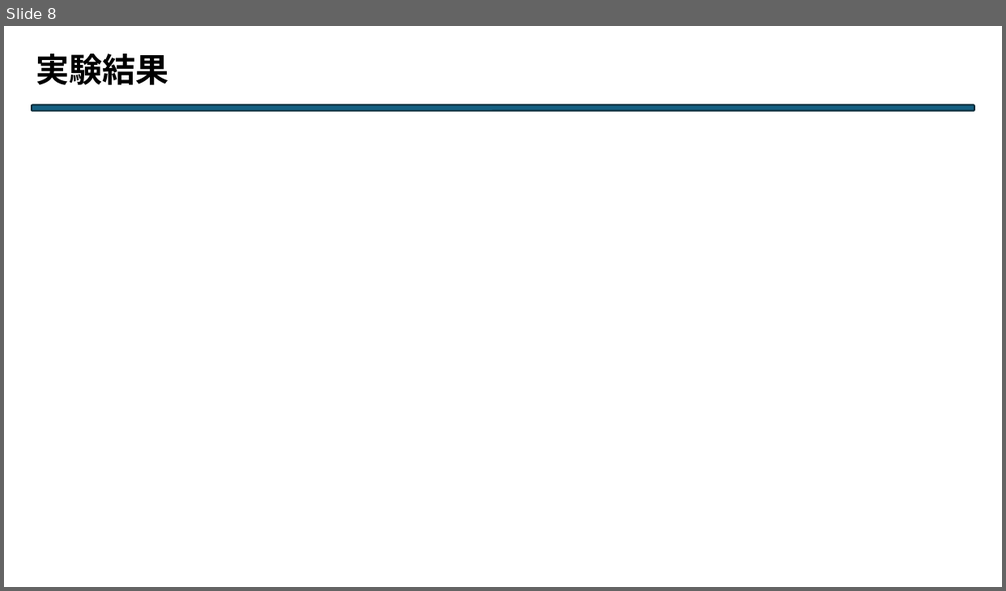
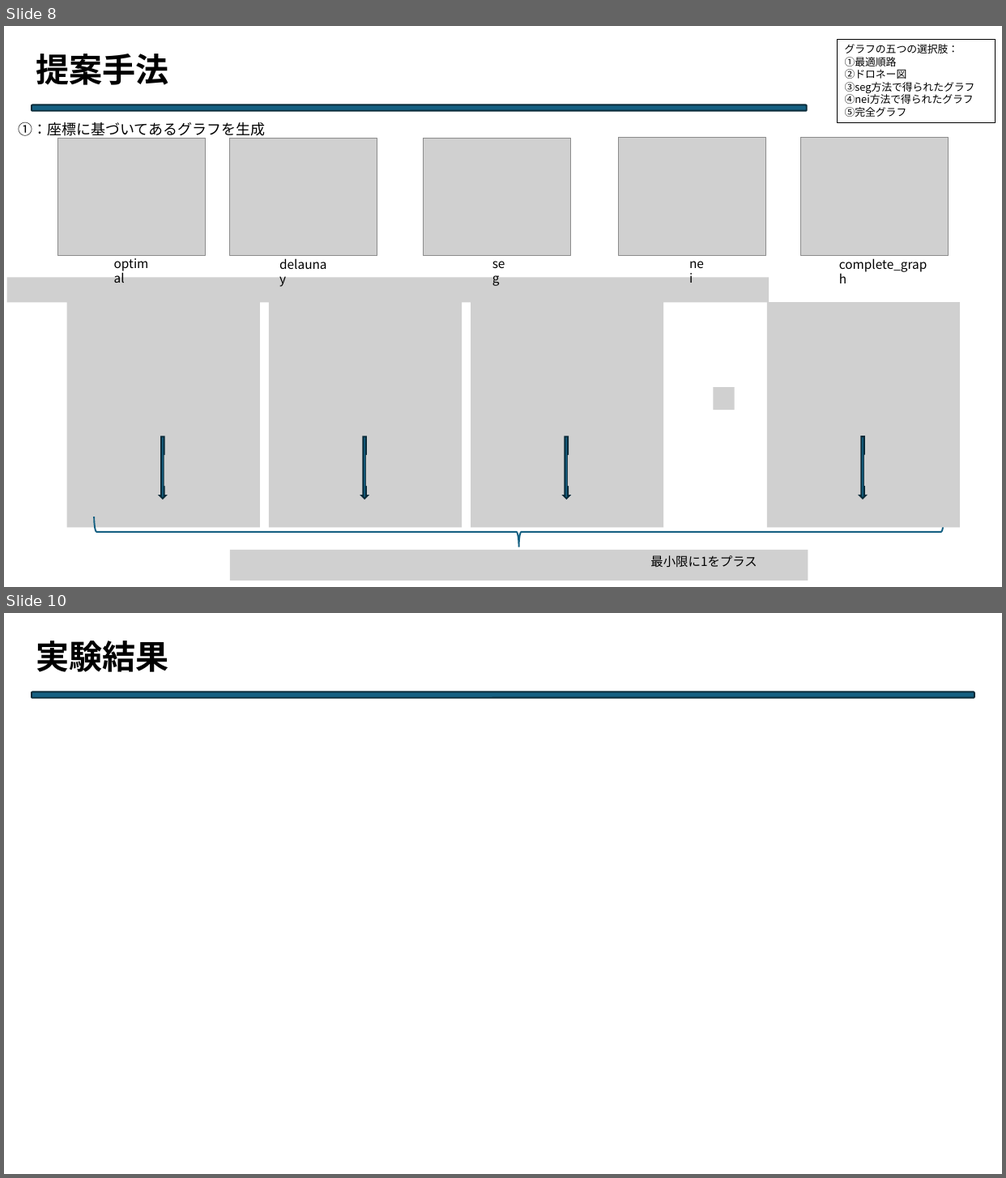
Before and after one commit to Legolas9999/chuukann, a slide deck: 中期.pptx. Shown one above the other, each under a label of ours: slide 8 before the commit, slides 8 and 10 after it; the slides between them are not shown. The pictures are 1006x591 and 1006x1178 pixels, drawn with LibreOffice and Linux fonts; fonts in the diff are those of the drawing; grey boxes stand for pictures. Boxes give left, top, right and bottom in pixels: in the first picture for what was removed or moved away, otherwise in the second. Text is boxed around its words. In the diff, an @@ line names an element or a change of style, - is before the commit and + after.

```diff
--- a/中期.pptx
+++ b/中期.pptx
@@ slide 8 added at (x1=4, y1=26, x2=1002, y2=587), background #FFFFFF @@
@@ rectangle added at (x1=837, y1=40, x2=995, y2=122), outline #000000 0.75 pt, 10 pt, text #000000 @@
+グラフの五つの選択肢：
+①最適順路
+②ドロネー図
+③seg方法で得られたグラフ
+④nei方法で得られたグラフ
+⑤完全グラフ
@@ text added at (x1=36, y1=54, x2=169, y2=85), 32 pt, text #000000, bold @@
+提案手法
@@ text added at (x1=18, y1=122, x2=265, y2=139), 14 pt, text #000000 @@
+①：座標に基づいてあるグラフを生成
@@ rounded rectangle added at (x1=32, y1=105, x2=807, y2=111), fill #156082, outline #092A39 1.5 pt @@
@@ group added at (x1=58, y1=138, x2=948, y2=256): 5 pictures @@
@@ group added at (x1=107, y1=252, x2=927, y2=275): 5 texts @@
+optimal
+delaunay
+seg
+nei
+complete_graph
@@ picture added at (x1=7, y1=278, x2=769, y2=303) @@
@@ picture added at (x1=67, y1=302, x2=260, y2=527) @@
@@ picture added at (x1=269, y1=302, x2=462, y2=527) @@
@@ picture added at (x1=471, y1=302, x2=663, y2=527) @@
@@ picture added at (x1=767, y1=302, x2=960, y2=527) @@
@@ picture added at (x1=714, y1=387, x2=735, y2=410) @@
@@ right arrow added at (x1=160, y1=437, x2=166, y2=499), fill #156082, outline #092A39 1.5 pt @@
@@ right arrow added at (x1=361, y1=437, x2=368, y2=499), fill #156082, outline #092A39 1.5 pt @@
@@ right arrow added at (x1=564, y1=437, x2=569, y2=499), fill #156082, outline #092A39 1.5 pt @@
@@ right arrow added at (x1=860, y1=437, x2=866, y2=499), fill #156082, outline #092A39 1.5 pt @@
@@ picture added at (x1=164, y1=456, x2=213, y2=486) @@
@@ picture added at (x1=366, y1=456, x2=415, y2=486) @@
@@ picture added at (x1=568, y1=456, x2=616, y2=486) @@
@@ picture added at (x1=864, y1=455, x2=913, y2=485) @@
@@ right brace added at (x1=94, y1=518, x2=944, y2=548), outline #156082 1.5 pt @@
@@ picture added at (x1=230, y1=550, x2=808, y2=581) @@
@@ text added at (x1=650, y1=556, x2=756, y2=568), 12 pt, text #000000 @@
+最小限に1をプラス
@@ what was slide 8 is now slide 10 @@
```
Also in this commit, not shown: 3 slides changed, 2 other slides added, 2 slides removed, 1 other file.
